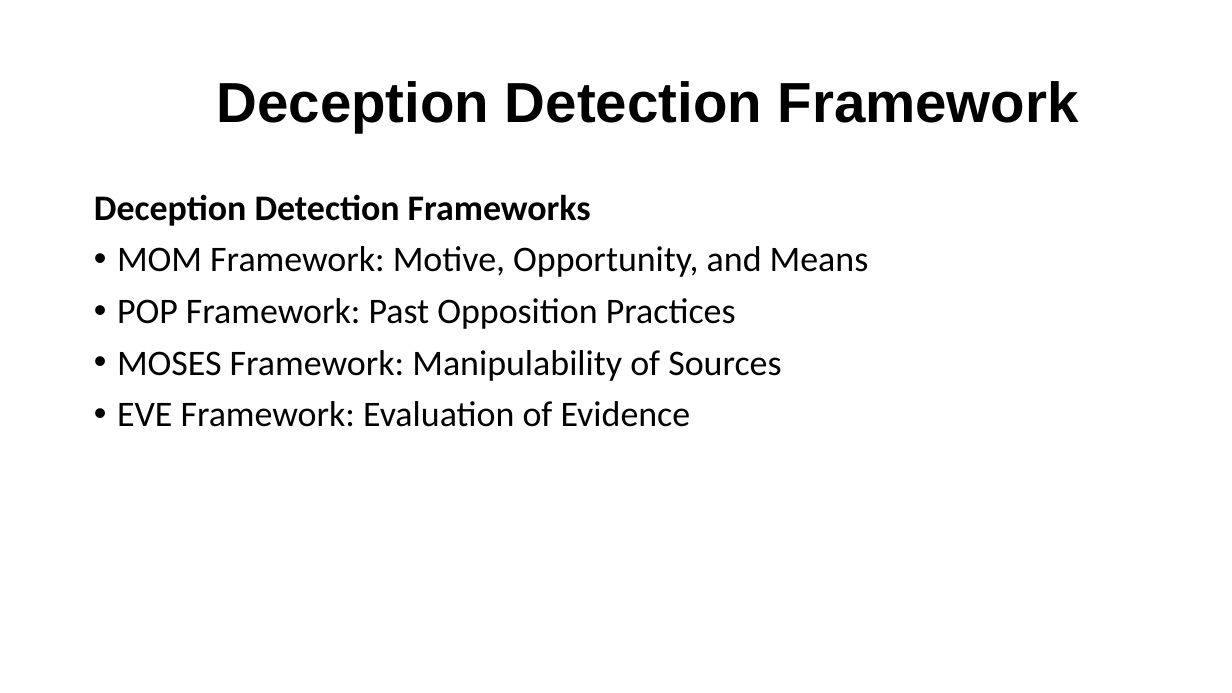
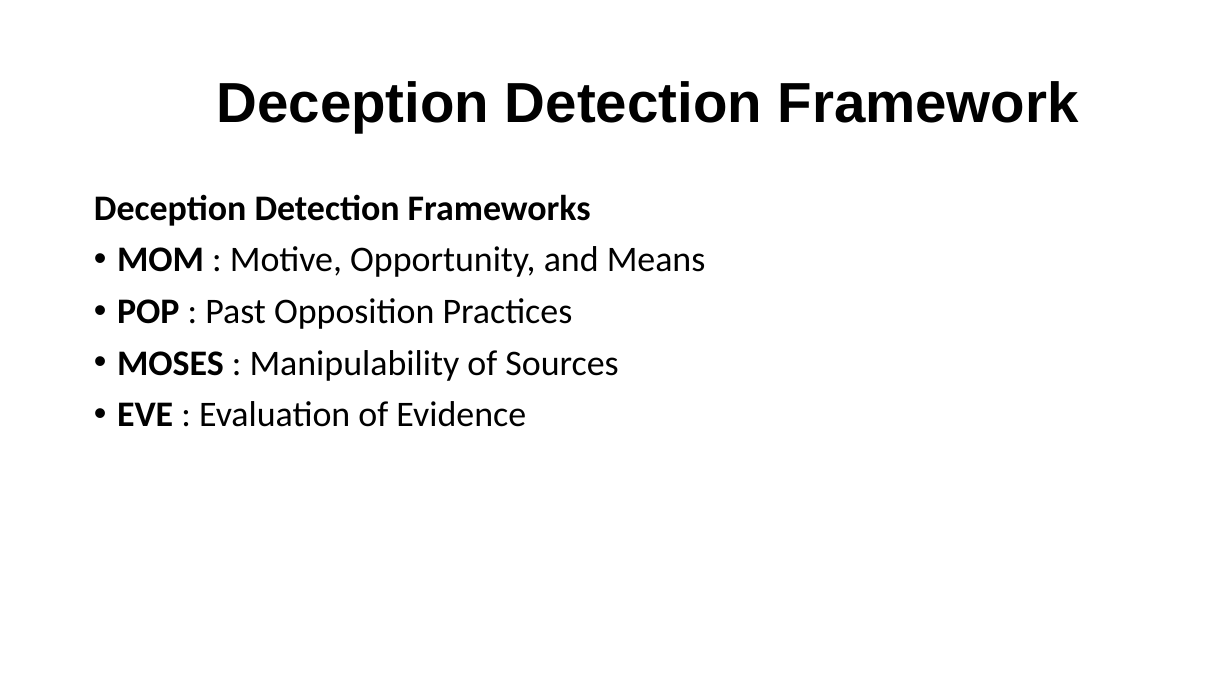
Before and after one commit to irregularchat/Counter_Malign_Information_Training, a slide deck: slide 6 of Counter_Malign_Information/4-Implement-For_Instructors/Lesson_Plans/Lesson_05-Identify_Malign_Information/Audio_Visual-Identify_Misinformation/Instructor-Lesson_Slide-Identify_Misinformation.pptx. Drawn at 1232x693 pixels with LibreOffice and Linux fonts; fonts in the diff are those of the drawing. Boxes give left, top, right and bottom in pixels: in the first picture for what was removed or moved away, otherwise in the second. Text is boxed around its words. In the diff, an @@ line names an element or a change of style, - is before the commit and + after.

```diff
--- a/Counter_Malign_Information/4-Implement-For_Instructors/Lesson_Plans/Lesson_05-Identify_Malign_Information/Audio_Visual-Identify_Misinformation/Instructor-Lesson_Slide-Identify_Misinformation.pptx
+++ b/Counter_Malign_Information/4-Implement-For_Instructors/Lesson_Plans/Lesson_05-Identify_Malign_Information/Audio_Visual-Identify_Misinformation/Instructor-Lesson_Slide-Identify_Misinformation.pptx
@@ text at <box>117,246,706,427</box>: text changed @@
-• MOM Framework: Motive, Opportunity, and Means
-• POP Framework: Past Opposition Practices
-• MOSES Framework: Manipulability of Sources
-• EVE Framework: Evaluation of Evidence
+• MOM : Motive, Opportunity, and Means
+• POP : Past Opposition Practices
+• MOSES : Manipulability of Sources
+• EVE : Evaluation of Evidence
```
Also in this commit, not shown: 7 other slides changed, 6 slides added, 1 slide removed, 1 other file.
